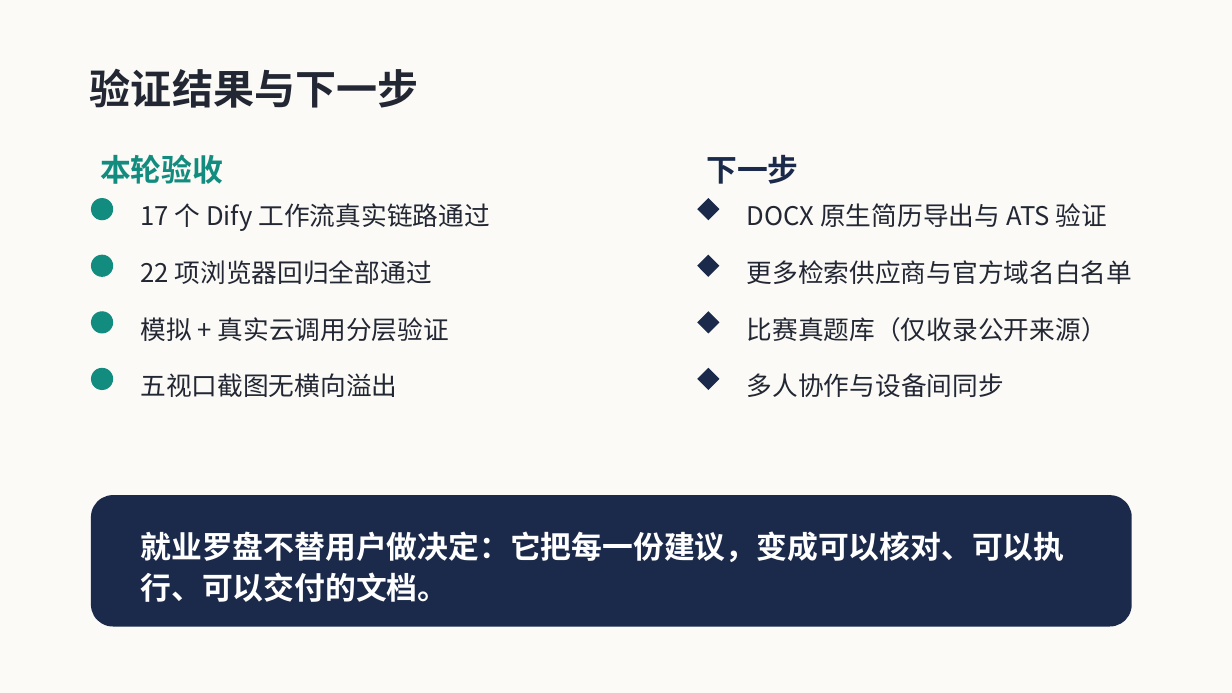
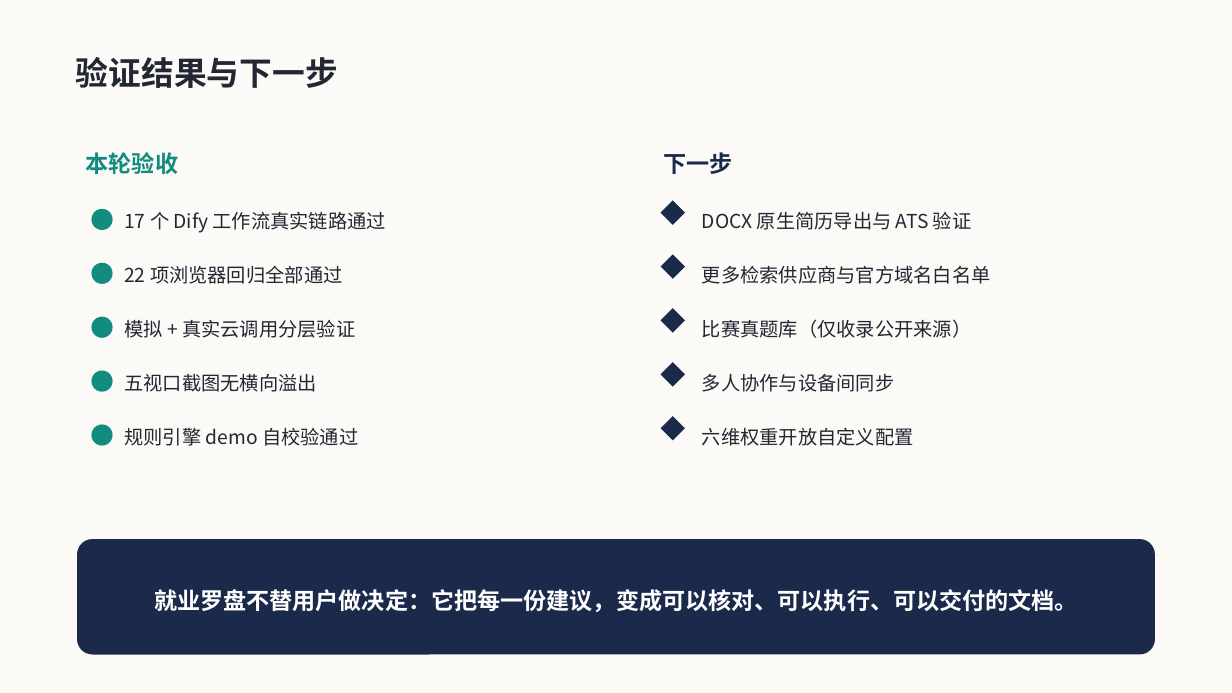
Before and after one commit to CP-bee-git/AI-game, a slide deck: slide 11 of docs/ppt-assets/careerpilot-intro.pptx (slide 9 before the commit). Drawn at 1232x693 pixels with LibreOffice and Linux fonts; fonts in the diff are those of the drawing. Boxes give left, top, right and bottom in pixels: in the first picture for what was removed or moved away, otherwise in the second. Text is boxed around its words. In the diff, an @@ line names an element or a change of style, - is before the commit and + after.

```diff
--- a/docs/ppt-assets/careerpilot-intro.pptx
+++ b/docs/ppt-assets/careerpilot-intro.pptx
@@ text "验证结果与下一步" at (x1=76, y1=57, x2=338, y2=88): size 32 to 25.5 pt; line spacing 1.12 to 1 @@
@@ text "本轮验收" moved from (x1=100, y1=154, x2=223, y2=184) to (x1=86, y1=152, x2=178, y2=174) @@
@@ text "本轮验收" at (x1=86, y1=152, x2=178, y2=174): size 24 to 18 pt; line spacing 1.12 to 1 @@
@@ text "下一步" at (x1=663, y1=152, x2=732, y2=174): size 24 to 18 pt; line spacing 1.12 to 1 @@
@@ text "下一步" moved from (x1=706, y1=154, x2=798, y2=184) to (x1=663, y1=152, x2=732, y2=174) @@
@@ ellipse moved from (x1=91, y1=198, x2=113, y2=220) to (x1=91, y1=209, x2=113, y2=230) @@
@@ text "17 个 Dify 工作流真实链路通过" moved from (x1=140, y1=203, x2=489, y2=231) to (x1=124, y1=212, x2=386, y2=233) @@
@@ diamond removed at (x1=698, y1=198, x2=720, y2=220) @@
@@ text "DOCX 原生简历导出与 ATS 验证" moved from (x1=747, y1=203, x2=1107, y2=227) to (x1=702, y1=212, x2=971, y2=230) @@
@@ ellipse moved from (x1=91, y1=255, x2=113, y2=277) to (x1=91, y1=262, x2=113, y2=284) @@
@@ size 20 to 15 pt; line spacing 1.12 to 1 in 8 elements at (x1=702, y1=266, x2=991, y2=284), (x1=702, y1=319, x2=971, y2=338), (x1=702, y1=212, x2=971, y2=230), (x1=124, y1=320, x2=355, y2=338), (x1=124, y1=212, x2=386, y2=233), (x1=124, y1=374, x2=316, y2=392), (x1=702, y1=374, x2=894, y2=392), (x1=124, y1=266, x2=342, y2=284) @@
@@ text "22 项浏览器回归全部通过" moved from (x1=140, y1=260, x2=432, y2=284) to (x1=124, y1=266, x2=342, y2=284) @@
@@ diamond removed at (x1=698, y1=255, x2=720, y2=277) @@
@@ text "更多检索供应商与官方域名白名单" moved from (x1=747, y1=260, x2=1133, y2=284) to (x1=702, y1=266, x2=991, y2=284) @@
@@ ellipse moved from (x1=91, y1=311, x2=113, y2=334) to (x1=91, y1=317, x2=113, y2=338) @@
@@ text "模拟 + 真实云调用分层验证" moved from (x1=140, y1=317, x2=449, y2=341) to (x1=124, y1=320, x2=355, y2=338) @@
@@ diamond removed at (x1=698, y1=311, x2=720, y2=334) @@
@@ text "比赛真题库（仅收录公开来源）" moved from (x1=747, y1=317, x2=1107, y2=342) to (x1=702, y1=319, x2=971, y2=338) @@
@@ text "五视口截图无横向溢出" moved from (x1=140, y1=373, x2=397, y2=397) to (x1=124, y1=374, x2=316, y2=392) @@
@@ diamond removed at (x1=698, y1=368, x2=720, y2=390) @@
@@ text "多人协作与设备间同步" moved from (x1=747, y1=373, x2=1004, y2=397) to (x1=702, y1=374, x2=894, y2=392) @@
@@ ellipse added at (x1=91, y1=424, x2=113, y2=445), fill #128C7E @@
@@ text added at (x1=124, y1=428, x2=358, y2=446), 15 pt, text #222733 @@
+规则引擎 demo 自校验通过
@@ group added at (x1=661, y1=201, x2=914, y2=446): 5 rectangles, 1 text @@
+六维权重开放自定义配置
@@ rounded rectangle resized from (x1=91, y1=495, x2=1131, y2=627) to (x1=77, y1=539, x2=1155, y2=654) @@
@@ rounded rectangle at (x1=77, y1=539, x2=1155, y2=654): proportions changed @@
@@ text "就业罗盘不替用户做决定：它把每一份建议，变成可以核对、可以执行、可以交付的文档。" moved from (x1=140, y1=531, x2=1064, y2=602) to (x1=154, y1=589, x2=1078, y2=612) @@
@@ text "就业罗盘不替用户做决定：它把每一份建议，变成可以核对、可以执行、可以交付的文档。" at (x1=154, y1=589, x2=1078, y2=612): size 24 to 18 pt; alignment left to centre; line spacing 1.12 to 1 @@
```
Also in this commit, not shown: 9 other slides changed, 2 slides added, 20 other files.
